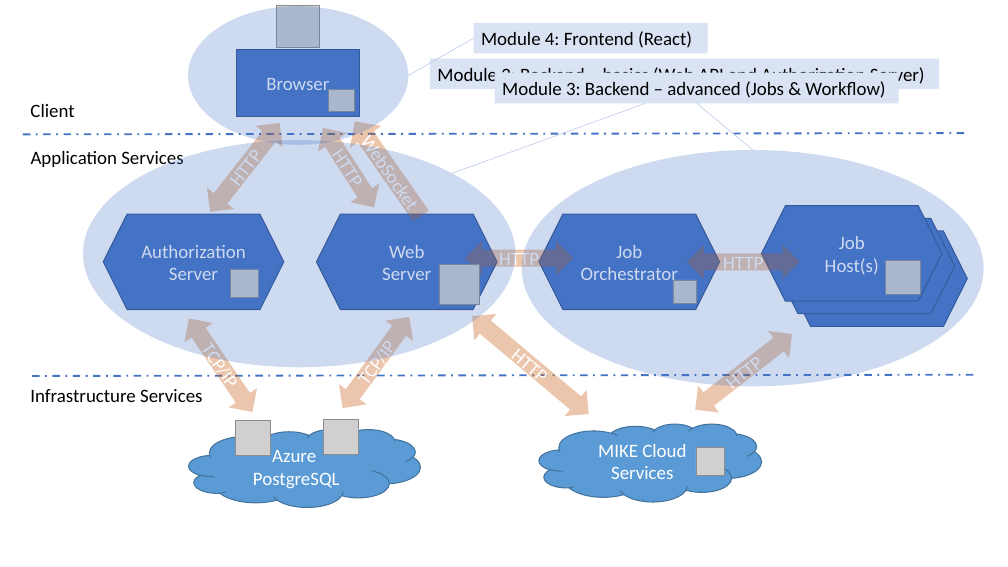
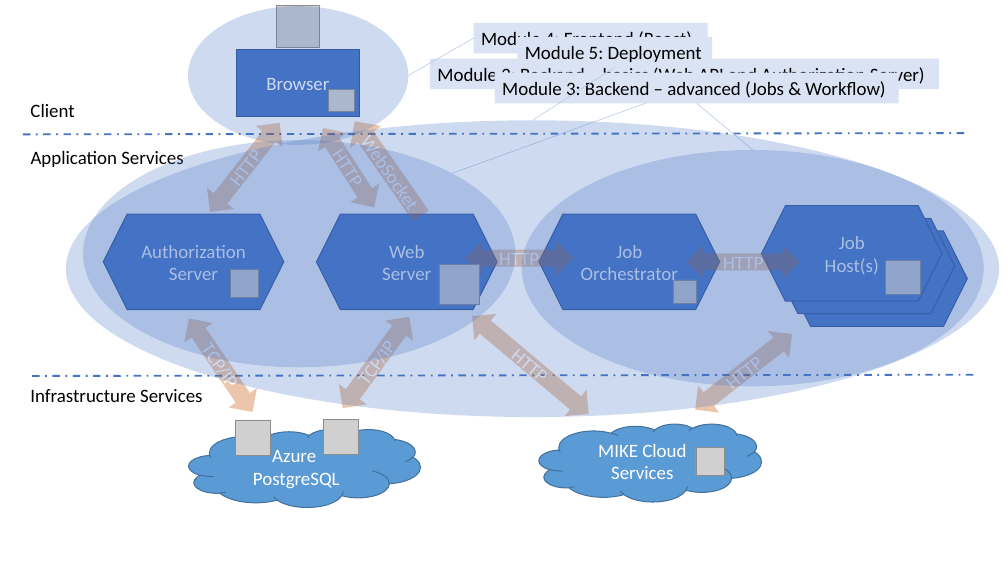
Before and after one commit to DHI/DomainServicesCourse, a slide deck: slide 3 of Presentations/DS-course-1-introduction.pptx. Drawn at 1008x567 pixels with LibreOffice and Linux fonts; fonts in the diff are those of the drawing; grey boxes stand for pictures. Boxes give left, top, right and bottom in pixels: in the first picture for what was removed or moved away, otherwise in the second. Text is boxed around its words. In the diff, an @@ line names an element or a change of style, - is before the commit and + after.

Commit message:
module 5 added

```diff
--- a/Presentations/DS-course-1-introduction.pptx
+++ b/Presentations/DS-course-1-introduction.pptx
@@ text added at (525, 46, 702, 62), 18 pt, text #000000 @@
+Module 5: Deployment
@@ line added from (615, 67) to (532, 120), #B4C7E7 0.5 pt @@
@@ ellipse added at (66, 120, 1000, 417), fill #4472C4 at 26% opacity @@
```
